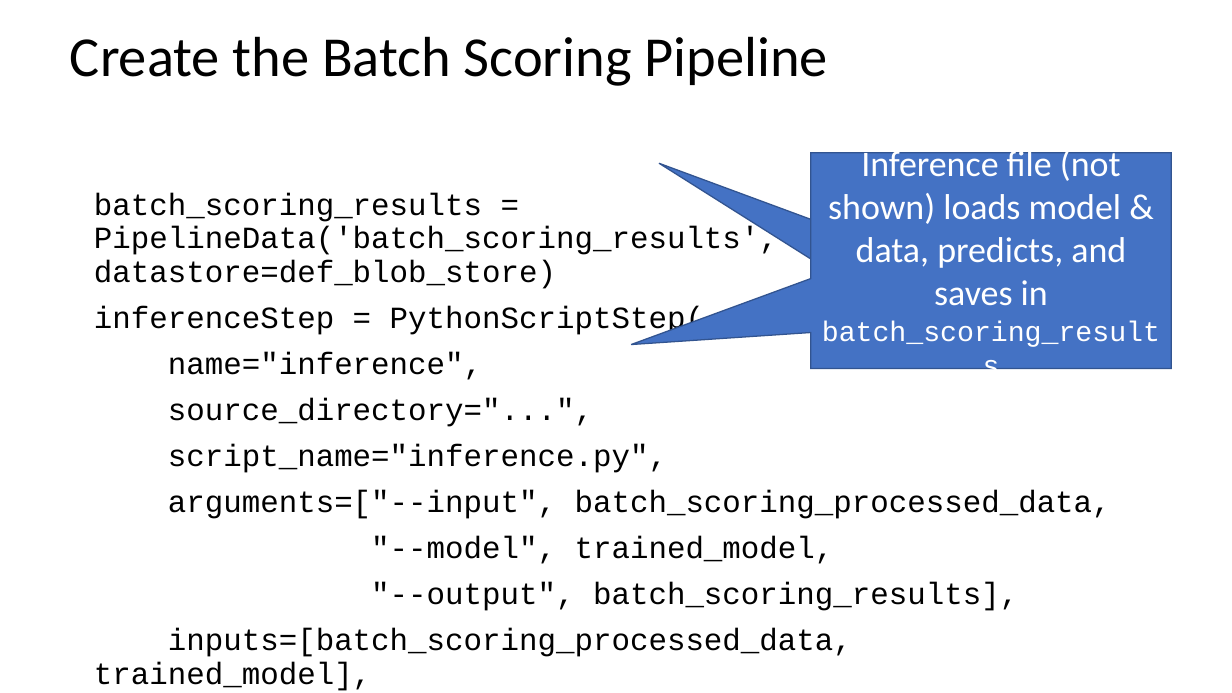
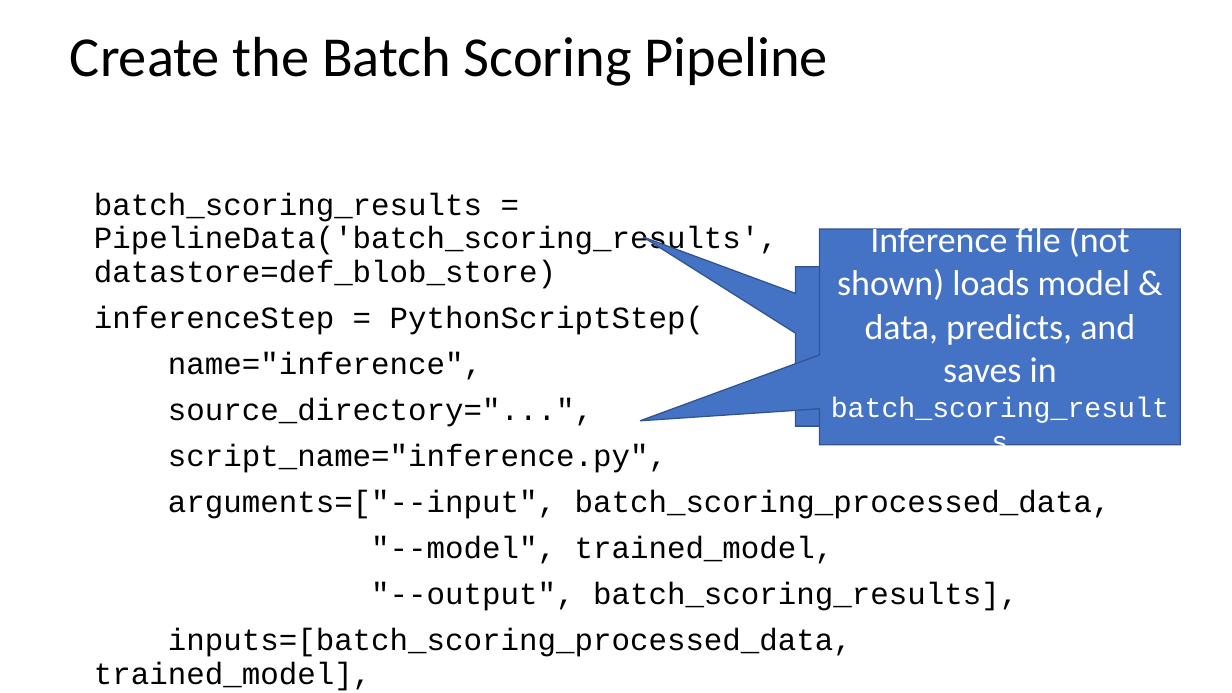
Before and after one commit to pietheinstrengholt/azure-ml-data-science-400, a slide deck: slide 38 of day-02/Day 2 - AML Bootcamp.pptx. Drawn at 1232x693 pixels with LibreOffice and Linux fonts; fonts in the diff are those of the drawing. Boxes give left, top, right and bottom in pixels: in the first picture for what was removed or moved away, otherwise in the second. Text is boxed around its words. In the diff, an @@ line names an element or a change of style, - is before the commit and + after.

```diff
--- a/day-02/Day 2 - AML Bootcamp.pptx
+++ b/day-02/Day 2 - AML Bootcamp.pptx
@@ speech box "Inference file (not shown) loads ...": place and size @@
-speech box "Inference file (not shown) loads ..." at bbox=[811, 152, 1171, 368]
+speech box "Inference file (not shown) loads ..." at bbox=[820, 229, 1180, 445]
@@ speech box "Build the output pipeline data ...": place and size @@
-speech box "Build the output pipeline data ..." at bbox=[811, 193, 1155, 352]
+speech box "Build the output pipeline data ..." at bbox=[796, 267, 1140, 426]
```
Also in this commit, not shown: 10 other slides changed.
